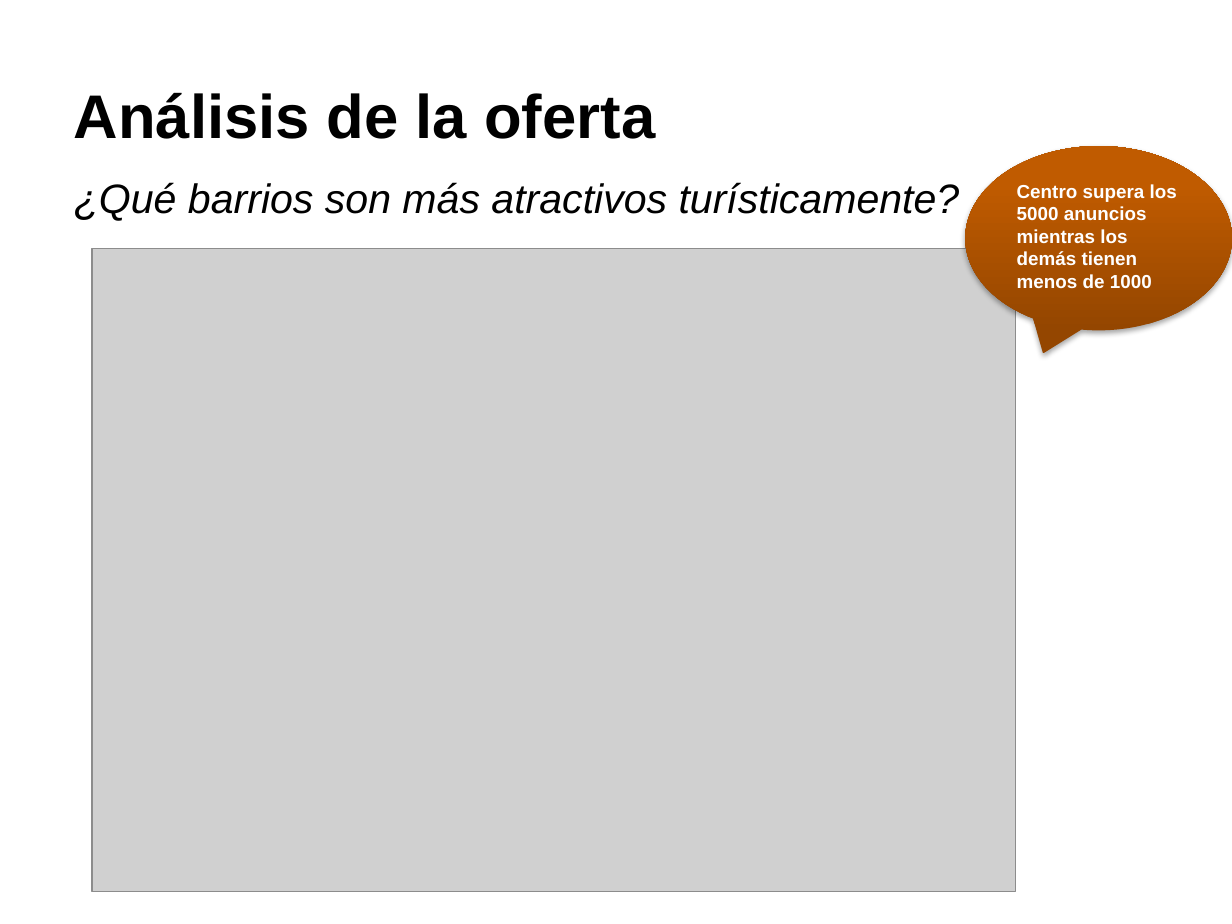
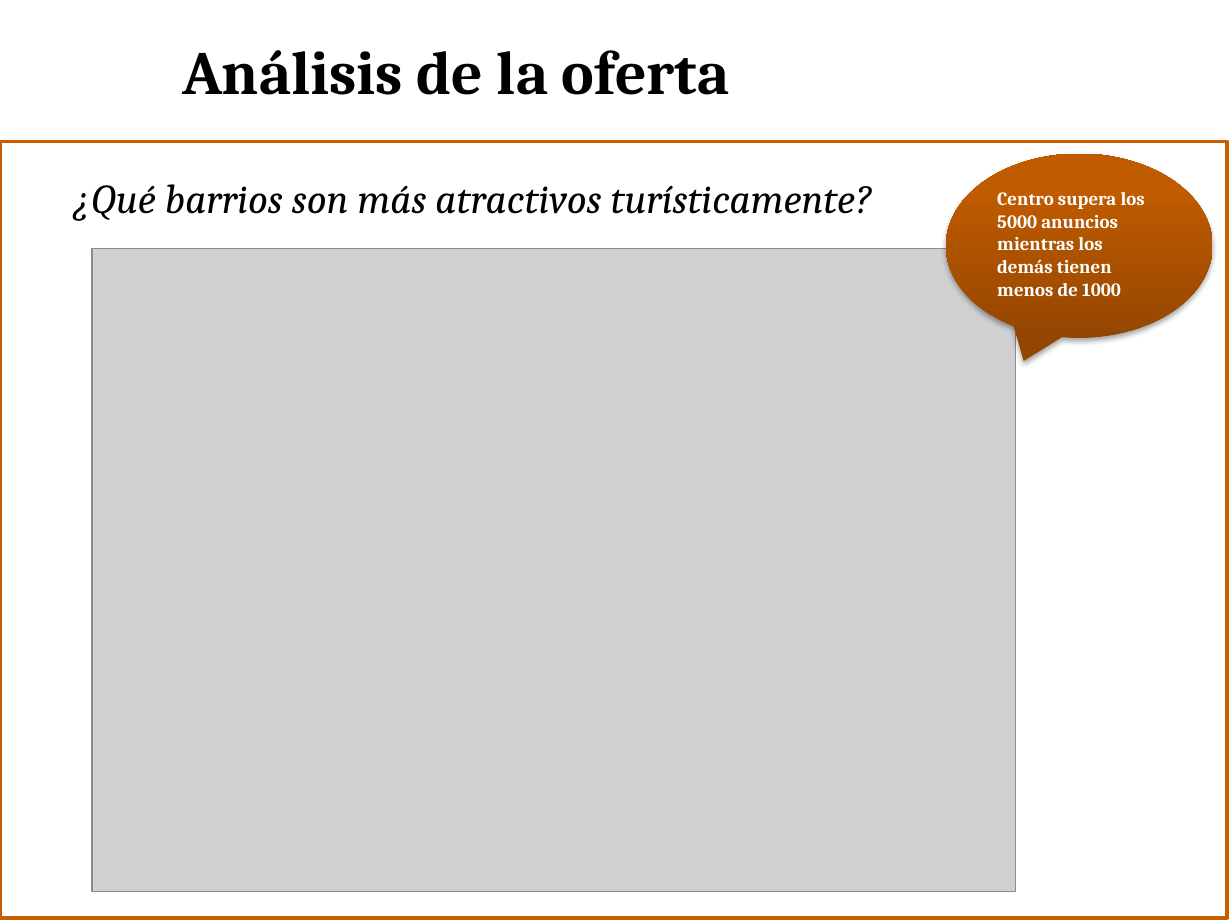
Before and after one commit to Joseluisvic/Trabajo-Final-De-M-ster, a slide deck: slide 5 of Presentación TFM.pptx (slide 6 before the commit). Drawn at 1232x924 pixels with LibreOffice and Linux fonts; fonts in the diff are those of the drawing; grey boxes stand for pictures; background and template pictures are left out. Boxes give left, top, right and bottom in pixels: in the first picture for what was removed or moved away, otherwise in the second. Text is boxed around its words. In the diff, an @@ line names an element or a change of style, - is before the commit and + after.

```diff
--- a/Presentación TFM.pptx
+++ b/Presentación TFM.pptx
@@ font Arial to Cambria in 3 elements at (74, 184, 872, 221), (946, 154, 1214, 339), (182, 50, 730, 95) @@
@@ title "Análisis de la oferta": place and size @@
-title "Análisis de la oferta" at (74, 92, 655, 139)
+title "Análisis de la oferta" at (182, 50, 730, 95)
@@ rectangle added at (0, 142, 1227, 918), fill #FFFFFF, outline #C75E00 2 pt @@
@@ speech bubble "Centro supera los 5000 anuncios ...": place and size @@
-speech bubble "Centro supera los 5000 anuncios ..." at (965, 147, 1232, 331)
+speech bubble "Centro supera los 5000 anuncios ..." at (946, 154, 1214, 339)
```
Also in this commit, not shown: 7 other slides changed, 9 slides added, 3 slides removed, 1 other file.
